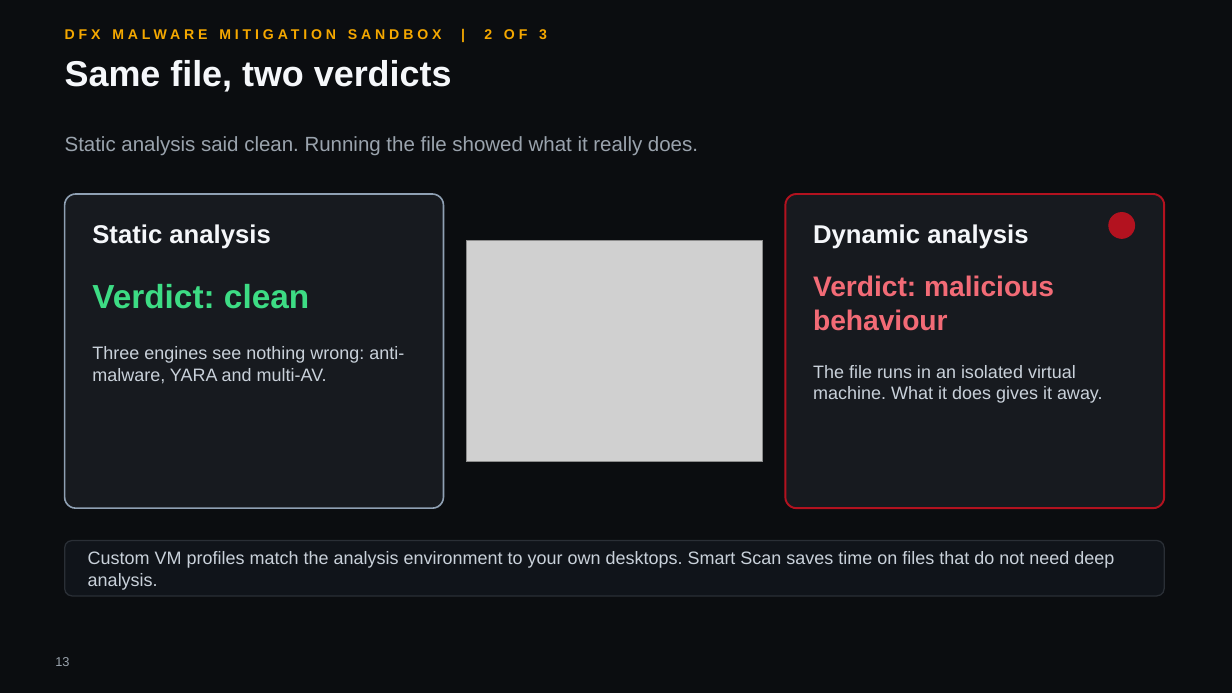
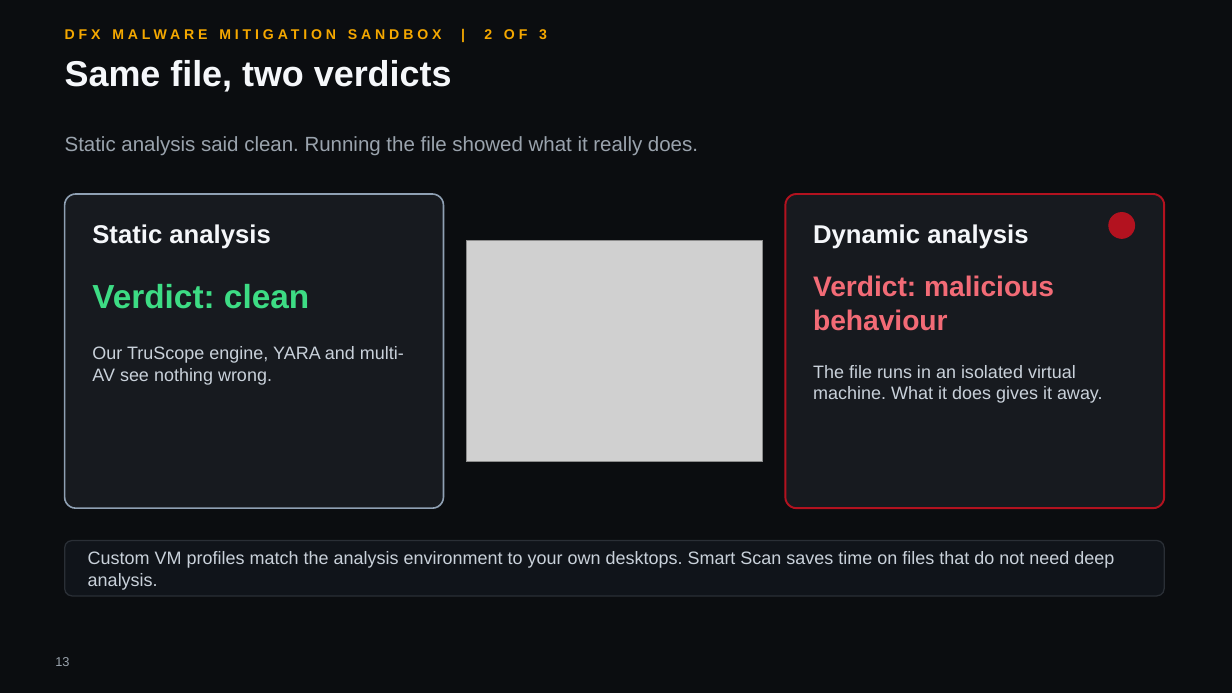
Before and after one commit to hybridus/DFX_Marketing, a slide deck: slide 13 of Projects/03_Presales_Master_Deck/pilot/DFX_Master_deck.pptx. Drawn at 1232x693 pixels with LibreOffice and Linux fonts; fonts in the diff are those of the drawing; grey boxes stand for pictures; background and template pictures are left out. Boxes give left, top, right and bottom in pixels: in the first picture for what was removed or moved away, otherwise in the second. Text is boxed around its words. In the diff, an @@ line names an element or a change of style, - is before the commit and + after.

```diff
--- a/Projects/03_Presales_Master_Deck/pilot/DFX_Master_deck.pptx
+++ b/Projects/03_Presales_Master_Deck/pilot/DFX_Master_deck.pptx
@@ text at (92, 346, 404, 385): text changed @@
-Three engines see nothing wrong: anti-malware, YARA and multi-AV.
+Our TruScope engine, YARA and multi-AV see nothing wrong.
```
Also in this commit, not shown: 9 other slides changed, 12 other files.
